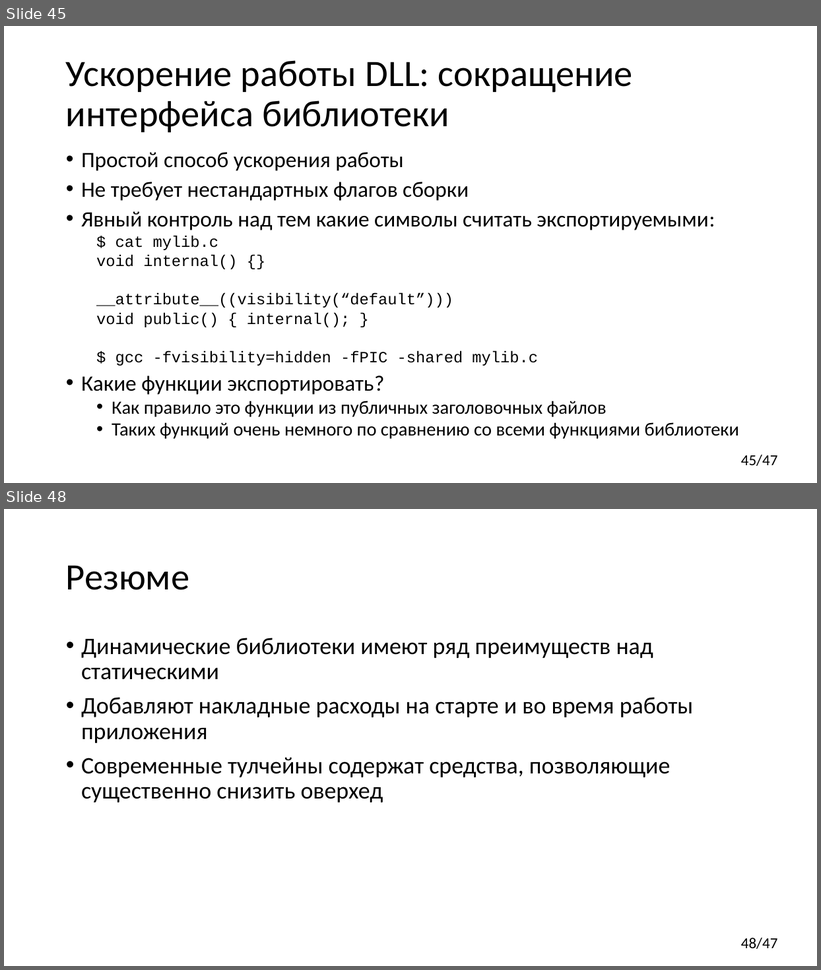
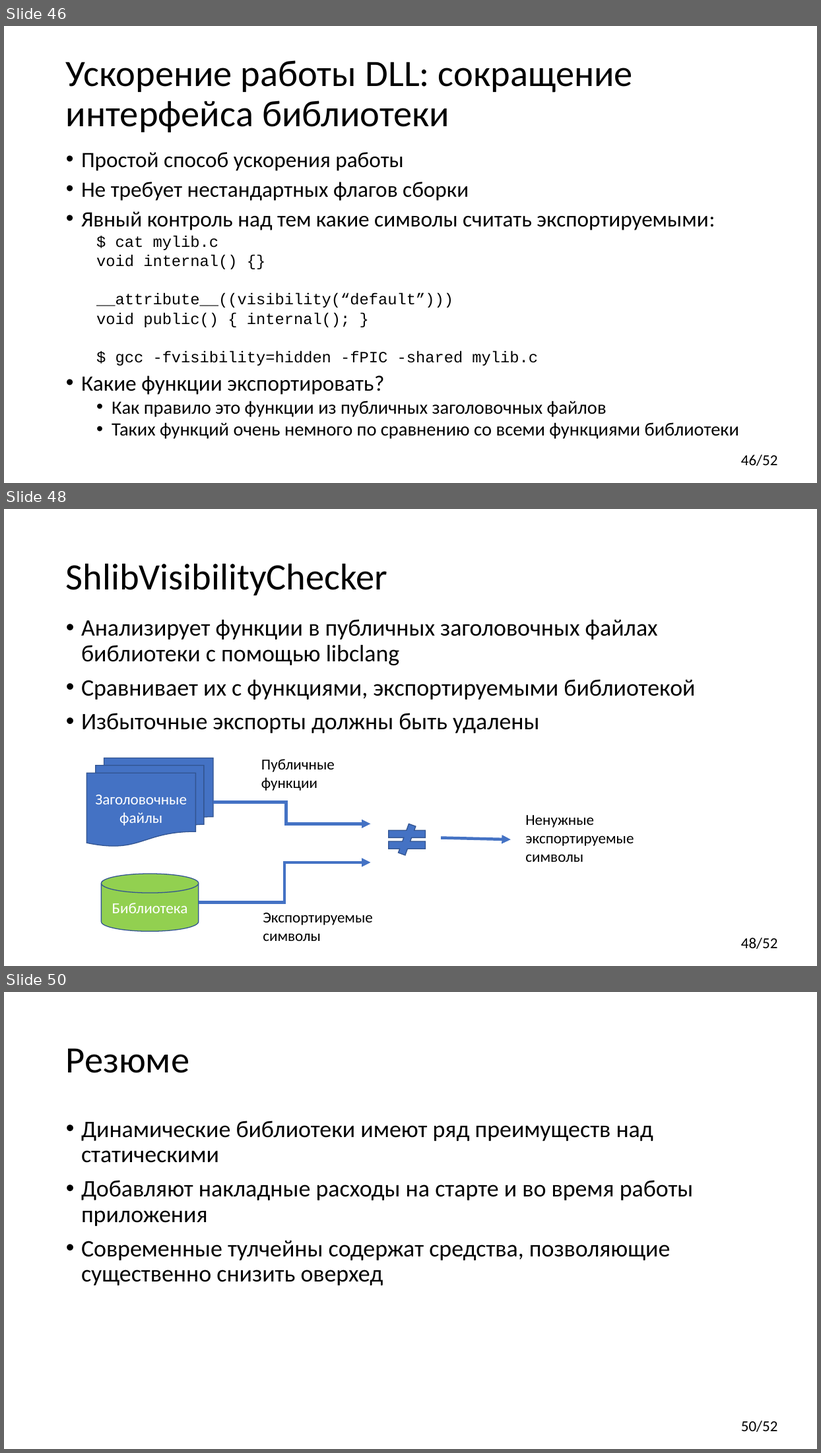
Before and after one commit to yugr/CppRussia, a slide deck: 2024/RU.pptx. Shown one above the other, each under a label of ours: slides 45 and 48 before the commit, slides 46, 48 and 50 after it; the slides between them are not shown. The pictures are 821x970 and 821x1453 pixels, drawn with LibreOffice and Linux fonts; fonts in the diff are those of the drawing. Boxes give left, top, right and bottom in pixels: in the first picture for what was removed or moved away, otherwise in the second. Text is boxed around its words. In the diff, an @@ line names an element or a change of style, - is before the commit and + after.

```diff
--- a/2024/RU.pptx
+++ b/2024/RU.pptx
@@ slide 48 added at (x1=4, y1=509, x2=817, y2=966), background #FFFFFF; not listed: 1 template element that a slide beside it also shows @@
@@ title added at (x1=66, y1=563, x2=387, y2=595), 44 pt, text #000000 @@
+ShlibVisibilityChecker
@@ text added at (x1=81, y1=619, x2=695, y2=733), 28 pt, text #000000 @@
+• Анализирует функции в публичных заголовочных файлах библиотеки с помощью libclang
+• Сравнивает их с функциями, экспортируемыми библиотекой
+• Избыточные экспорты должны быть удалены
@@ flow chart multidocument added at (x1=86, y1=758, x2=213, y2=847), fill #4472C4, outline #325491 1 pt, 18 pt, text #FFFFFF @@
+Заголовочные файлы
@@ text added at (x1=261, y1=759, x2=335, y2=791), 18 pt, text #000000 @@
+Публичные функции
@@ elbow arrow added from (213, 803) to (370, 824), #4472C4 3.5 pt @@
@@ math not equal added at (x1=382, y1=824, x2=432, y2=856), fill #4472C4, outline #325491 1 pt @@
@@ text added at (x1=525, y1=815, x2=634, y2=862), 18 pt, text #000000 @@
+Ненужные экспортируемые символы
@@ arrow added from (442, 838) to (511, 840), #4472C4 3.5 pt @@
@@ elbow arrow added from (199, 903) to (370, 863), #4472C4 3.5 pt @@
@@ cylinder added at (x1=102, y1=874, x2=199, y2=931), fill #92D050, outline #325491 1 pt, 18 pt, text #FFFFFF @@
+Библиотека
@@ text added at (x1=263, y1=913, x2=373, y2=941), 18 pt, text #000000 @@
+Экспортируемые символы
@@ what was slide 45 is now slide 46 @@
@@ page number at (x1=741, y1=455, x2=778, y2=466): text changed @@
-45/47
+46/52
@@ what was slide 48 is now slide 50 @@
@@ page number at (x1=741, y1=1421, x2=778, y2=1432): text changed @@
-48/47
+50/52
```
Also in this commit, not shown: 6 slides changed, 1 other slide added.
